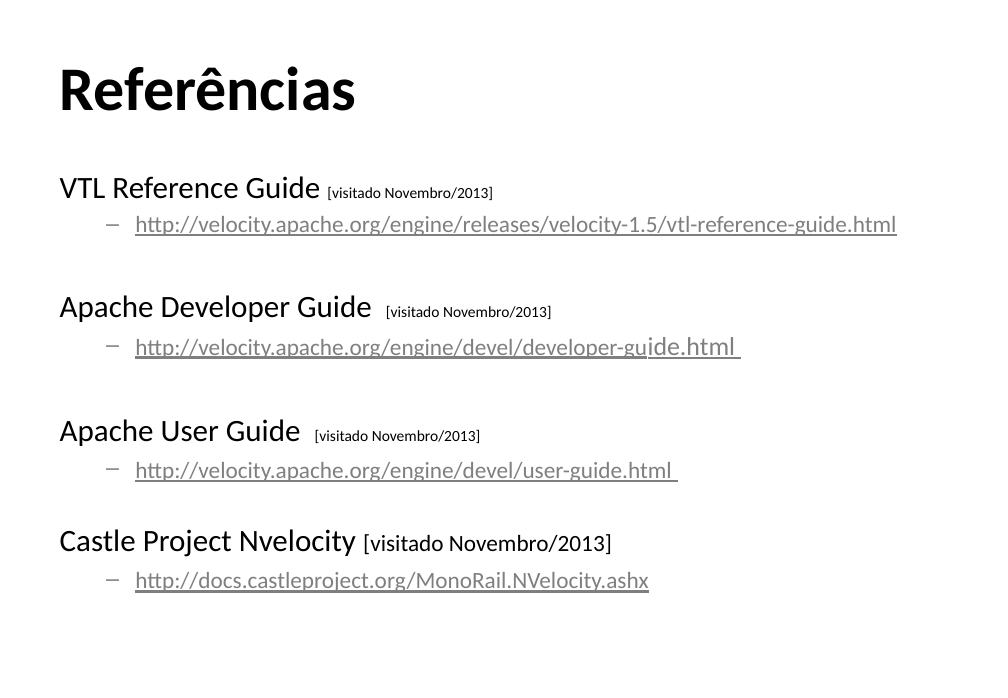
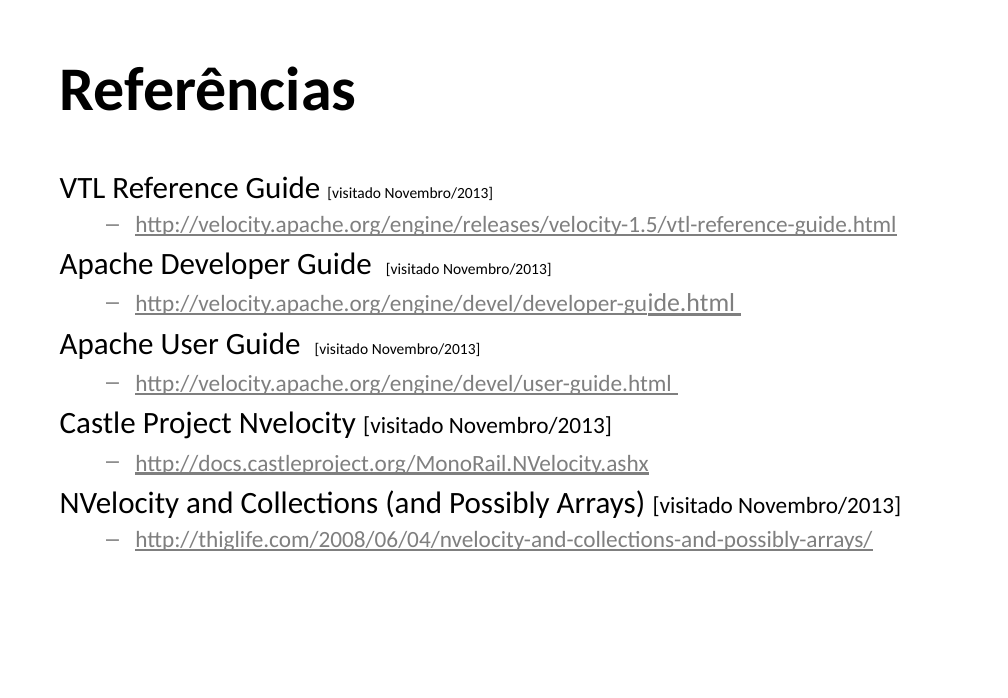
Before and after one commit to masterzdran/netponto-nvelocity, a slide deck: slide 44 of doc/NetPontoNVelocity.pptx (slide 43 before the commit). Drawn at 1008x698 pixels with LibreOffice and Linux fonts; fonts in the diff are those of the drawing; background and template pictures are left out. Boxes give left, top, right and bottom in pixels: in the first picture for what was removed or moved away, otherwise in the second. Text is boxed around its words. In the diff, an @@ line names an element or a change of style, - is before the commit and + after.

```diff
--- a/doc/NetPontoNVelocity.pptx
+++ b/doc/NetPontoNVelocity.pptx
@@ text at (x1=60, y1=490, x2=901, y2=551): paragraphs added @@
+NVelocity and Collections (and Possibly Arrays) [visitado Novembro/2013]
+  – http://thiglife.com/2008/06/04/nvelocity-and-collections-and-possibly-arrays/
```
Also in this commit, not shown: 1 slide added, 6 other files.
